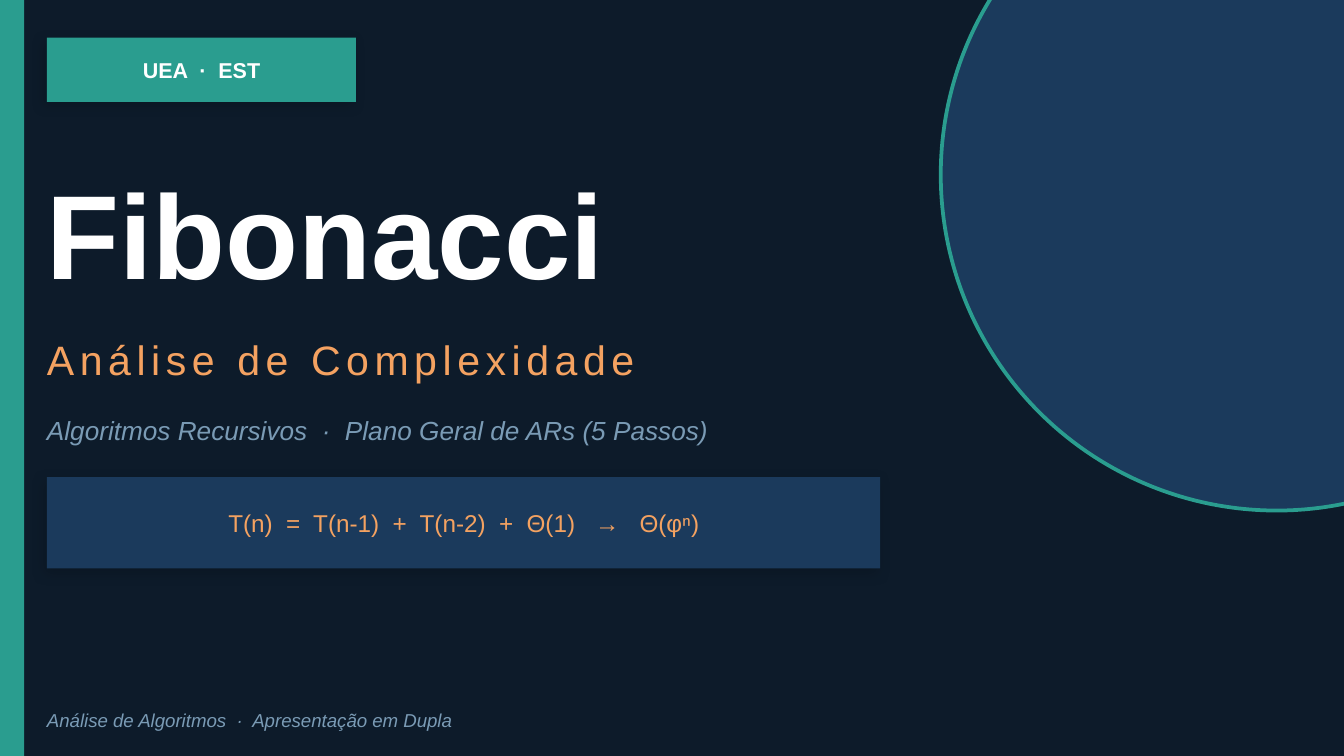
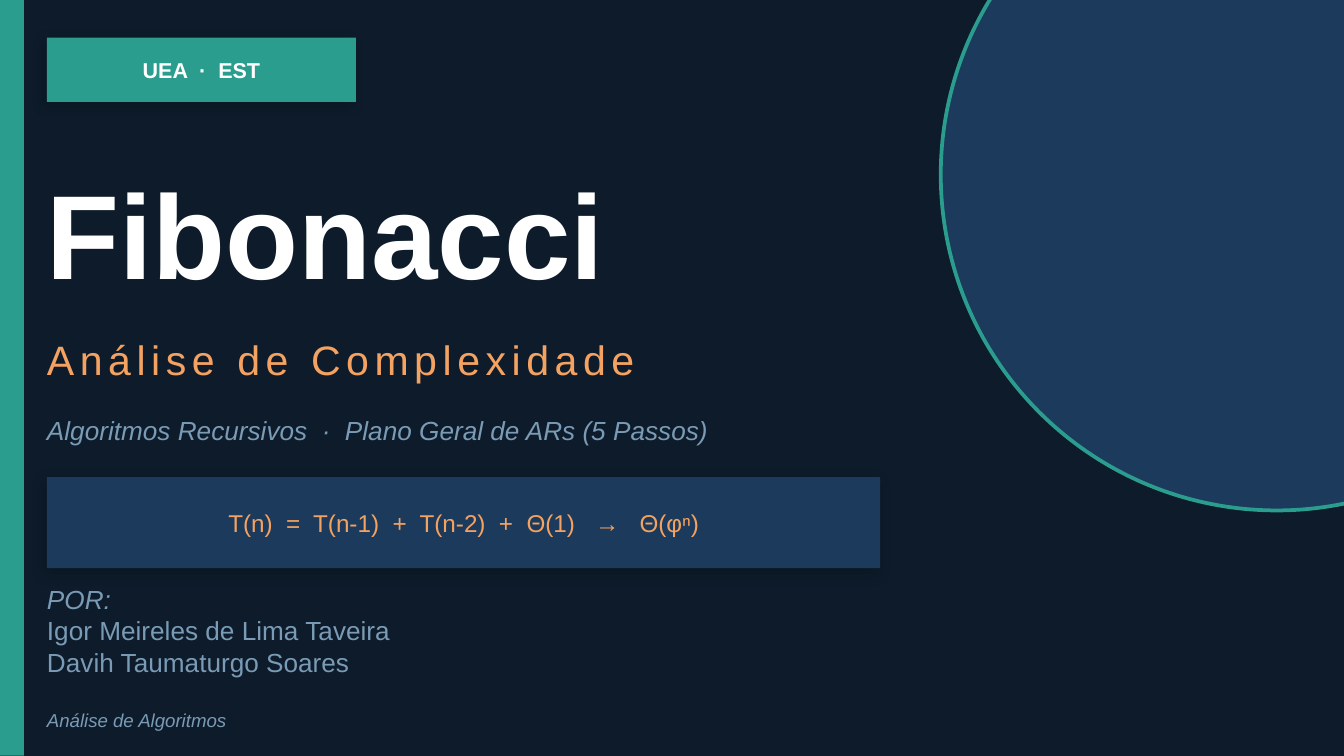
Before and after one commit to IgorMeirelesEng/fibonacci-analisis, a slide deck: slide 1 of fibonacci_analise_v2.pptx. Drawn at 1344x756 pixels with LibreOffice and Linux fonts; fonts in the diff are those of the drawing. Boxes give left, top, right and bottom in pixels: in the first picture for what was removed or moved away, otherwise in the second. Text is boxed around its words. In the diff, an @@ line names an element or a change of style, - is before the commit and + after.

```diff
--- a/fibonacci_analise_v2.pptx
+++ b/fibonacci_analise_v2.pptx
@@ text added at (47, 591, 389, 678), 14 pt, text #7A9BB5 @@
+POR:
+Igor Meireles de Lima Taveira
+Davih Taumaturgo Soares
@@ text at (47, 713, 226, 731): text changed @@
-Análise de Algoritmos · Apresentação em Dupla
+Análise de Algoritmos
```
Also in this commit, not shown: 5 other slides changed.
